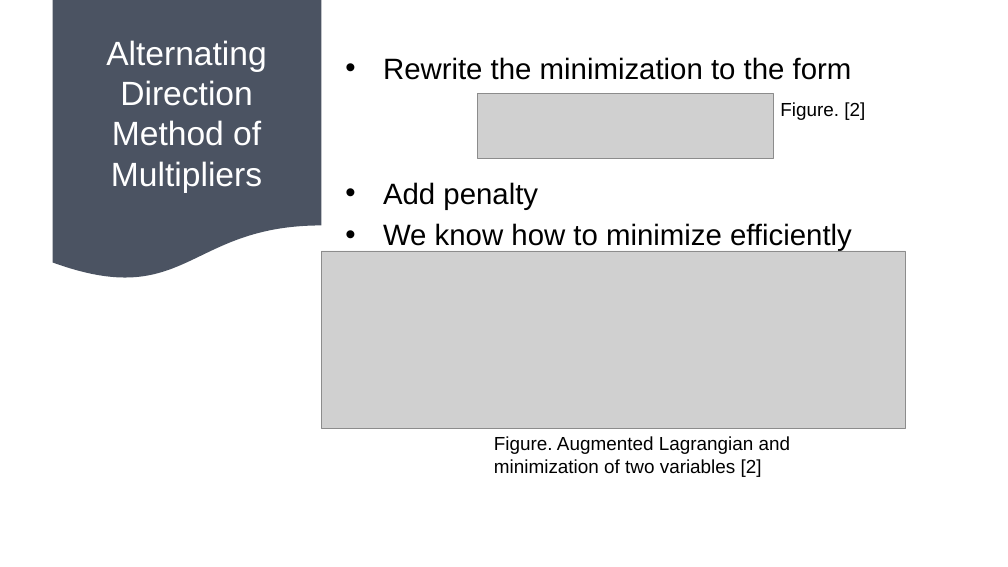
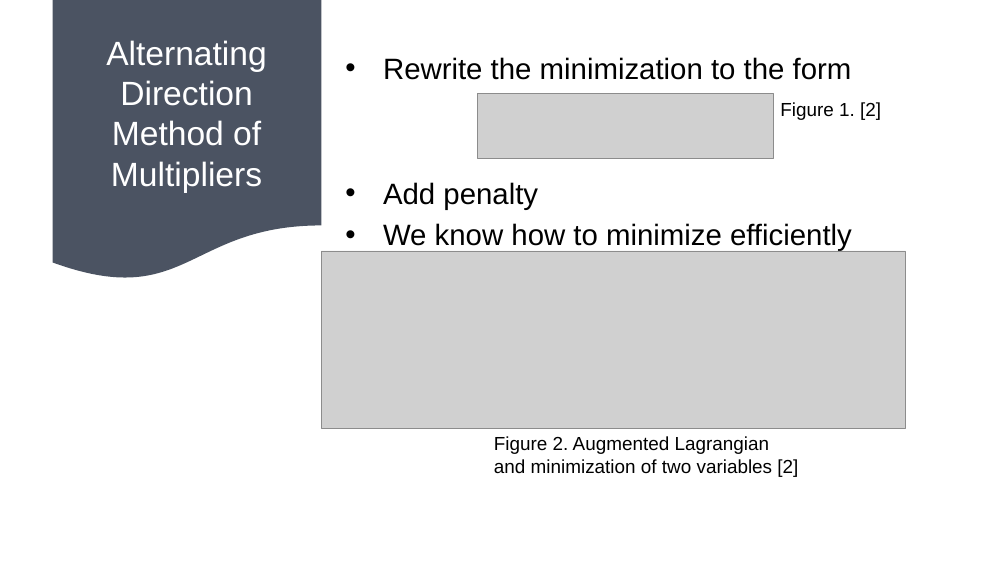
Before and after one commit to satyam04sharma/CECS-550---Survey-Paper, a slide deck: slide 6 of LDA Presentation CECS 550.pptx. Drawn at 1008x567 pixels with LibreOffice and Linux fonts; fonts in the diff are those of the drawing; grey boxes stand for pictures. Boxes give left, top, right and bottom in pixels: in the first picture for what was removed or moved away, otherwise in the second. Text is boxed around its words. In the diff, an @@ line names an element or a change of style, - is before the commit and + after.

```diff
--- a/LDA Presentation CECS 550.pptx
+++ b/LDA Presentation CECS 550.pptx
@@ text at [780, 102, 881, 120]: text changed @@
-Figure. [2]
+Figure 1. [2]
@@ text at [494, 436, 798, 477]: text changed @@
-Figure. Augmented Lagrangian and minimization of two variables [2]
+Figure 2. Augmented Lagrangian and minimization of two variables [2]
```
Also in this commit, not shown: 5 other slides changed, 1 slide added.
